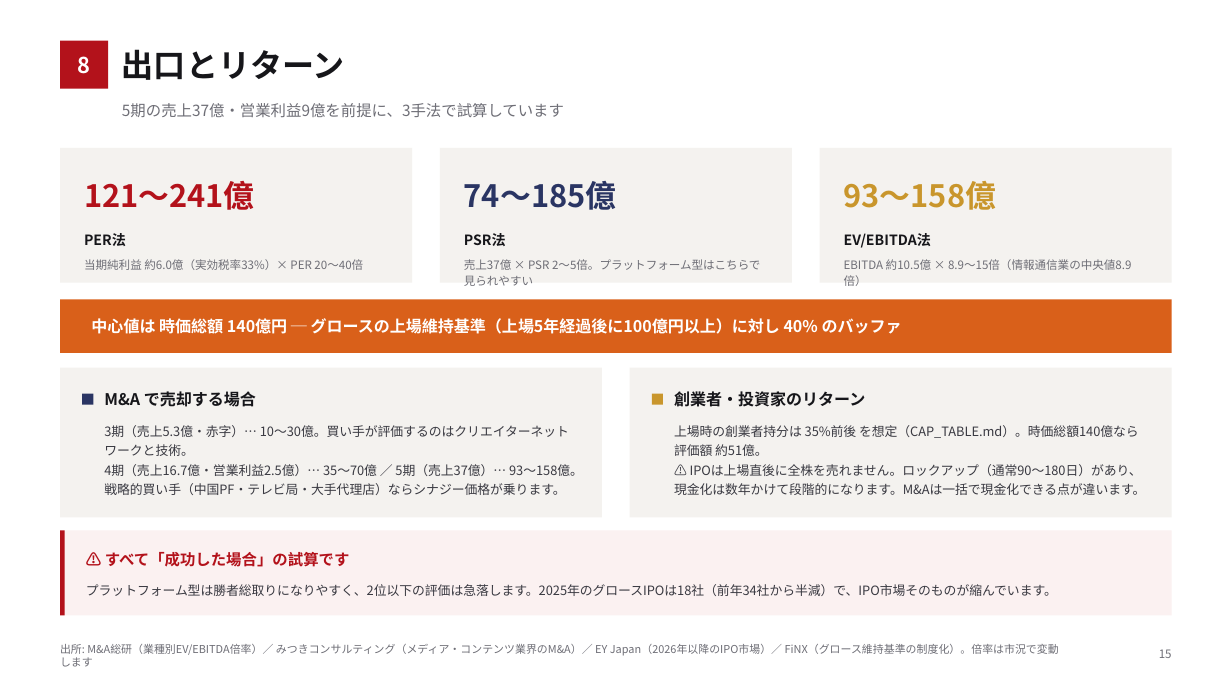
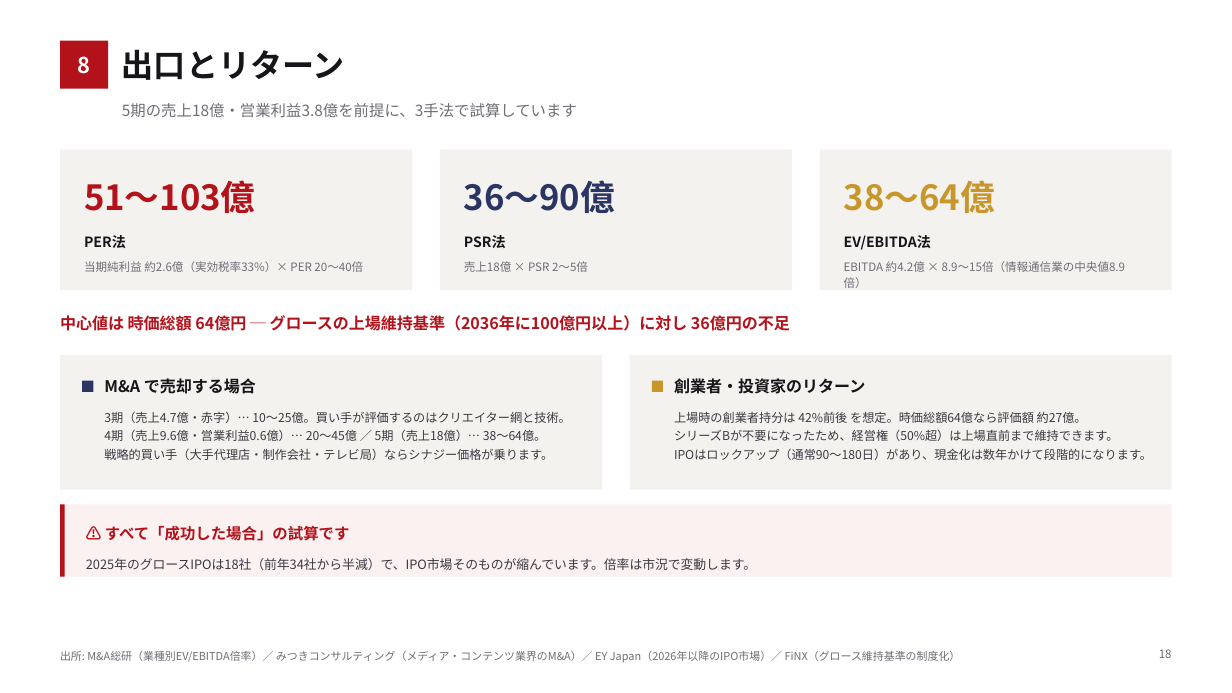
Before and after one commit to bpn333333/test, a slide deck: slide 19 of 投資家向け企画書.pptx (slide 16 before the commit). Drawn at 1232x693 pixels with LibreOffice and Linux fonts; fonts in the diff are those of the drawing. Boxes give left, top, right and bottom in pixels: in the first picture for what was removed or moved away, otherwise in the second. Text is boxed around its words. In the diff, an @@ line names an element or a change of style, - is before the commit and + after.

```diff
--- a/投資家向け企画書.pptx
+++ b/投資家向け企画書.pptx
@@ text at [122, 103, 577, 117]: text changed @@
-5期の売上37億・営業利益9億を前提に、3手法で試算しています
+5期の売上18億・営業利益3.8億を前提に、3手法で試算しています
@@ rectangle: place and size @@
-rectangle at [60, 148, 412, 283]
+rectangle at [60, 150, 412, 290]
@@ rectangle: place and size @@
-rectangle at [440, 148, 792, 283]
+rectangle at [440, 150, 792, 290]
@@ rectangle: place and size @@
-rectangle at [820, 148, 1172, 283]
+rectangle at [820, 150, 1172, 290]
@@ text at [84, 180, 256, 213]: text changed; size 24 to 27 pt @@
-121〜241億
+51〜103億
@@ text at [464, 180, 615, 213]: text changed; size 24 to 27 pt @@
-74〜185億
+36〜90億
@@ text at [844, 180, 995, 213]: text changed; size 24 to 27 pt @@
-93〜158億
+38〜64億
@@ text at [84, 261, 363, 272]: text changed @@
-当期純利益 約6.0億（実効税率33%）× PER 20〜40倍
+当期純利益 約2.6億（実効税率33%）× PER 20〜40倍
@@ text at [464, 261, 588, 272]: text changed @@
-売上37億 × PSR 2〜5倍。プラットフォーム型はこちらで見られやすい
+売上18億 × PSR 2〜5倍
@@ text at [844, 261, 1125, 272]: text changed @@
-EBITDA 約10.5億 × 8.9〜15倍（情報通信業の中央値8.9倍）
+EBITDA 約4.2億 × 8.9〜15倍（情報通信業の中央値8.9倍）
@@ rectangle removed at [60, 299, 1172, 353] @@
@@ text at [60, 313, 790, 334]: text changed; text colour #FFFFFF to #B3121B @@
-中心値は 時価総額 140億円 ─ グロースの上場維持基準（上場5年経過後に100億円以上）に対し 40% のバッファ
+中心値は 時価総額 64億円 ─ グロースの上場維持基準（2036年に100億円以上）に対し 36億円の不足
@@ rectangle: place and size @@
-rectangle at [60, 368, 603, 518]
+rectangle at [60, 355, 603, 490]
@@ rectangle: place and size @@
-rectangle at [630, 368, 1173, 518]
+rectangle at [630, 355, 1173, 490]
@@ rectangle: place and size @@
-rectangle at [82, 394, 93, 405]
+rectangle at [82, 381, 93, 392]
@@ text "M&A で売却する場合": place and size @@
-text "M&A で売却する場合" at [104, 391, 256, 407]
+text "M&A で売却する場合" at [104, 378, 256, 394]
@@ rectangle: place and size @@
-rectangle at [652, 394, 663, 405]
+rectangle at [652, 381, 663, 392]
@@ text "創業者・投資家のリターン": place and size @@
-text "創業者・投資家のリターン" at [674, 391, 865, 407]
+text "創業者・投資家のリターン" at [674, 378, 865, 394]
@@ text at [104, 411, 570, 460]: text changed; size 10 to 9.5 pt @@
-3期（売上5.3億・赤字）… 10〜30億。買い手が評価するのはクリエイターネットワークと技術。
-4期（売上16.7億・営業利益2.5億）… 35〜70億 ／ 5期（売上37億）… 93〜158億。
-戦略的買い手（中国PF・テレビ局・大手代理店）ならシナジー価格が乗ります。
+3期（売上4.7億・赤字）… 10〜25億。買い手が評価するのはクリエイター網と技術。
+4期（売上9.6億・営業利益0.6億）… 20〜45億 ／ 5期（売上18億）… 38〜64億。
+戦略的買い手（大手代理店・制作会社・テレビ局）ならシナジー価格が乗ります。
@@ text at [674, 412, 1152, 460]: text changed; size 10 to 9.5 pt @@
-上場時の創業者持分は 35%前後 を想定（CAP_TABLE.md）。時価総額140億なら評価額 約51億。
-⚠ IPOは上場直後に全株を売れません。ロックアップ（通常90〜180日）があり、現金化は数年かけて段階的になります。M&Aは一括で現金化できる点が違います。
+上場時の創業者持分は 42%前後 を想定。時価総額64億なら評価額 約27億。
+シリーズBが不要になったため、経営権（50%超）は上場直前まで維持できます。
+IPOはロックアップ（通常90〜180日）があり、現金化は数年かけて段階的になります。
@@ rectangle: place and size @@
-rectangle at [60, 531, 1172, 616]
+rectangle at [60, 505, 1172, 577]
@@ rectangle: place and size @@
-rectangle at [60, 531, 65, 616]
+rectangle at [60, 505, 65, 577]
@@ text "⚠ すべて「成功した場合」の試算です": place and size @@
-text "⚠ すべて「成功した場合」の試算です" at [105, 552, 350, 567]
+text "⚠ すべて「成功した場合」の試算です" at [105, 526, 350, 541]
@@ text at [86, 558, 756, 570]: text changed @@
-プラットフォーム型は勝者総取りになりやすく、2位以下の評価は急落します。2025年のグロースIPOは18社（前年34社から半減）で、IPO市場そのものが縮んでいます。
+2025年のグロースIPOは18社（前年34社から半減）で、IPO市場そのものが縮んでいます。倍率は市況で変動します。
@@ text at [60, 651, 961, 663]: text changed @@
-出所: M&A総研（業種別EV/EBITDA倍率）／ みつきコンサルティング（メディア・コンテンツ業界のM&A）／ EY Japan（2026年以降のIPO市場）／ FiNX（グロース維持基準の制度化）。倍率は市況で変動します
+出所: M&A総研（業種別EV/EBITDA倍率）／ みつきコンサルティング（メディア・コンテンツ業界のM&A）／ EY Japan（2026年以降のIPO市場）／ FiNX（グロース維持基準の制度化）
@@ text at [1159, 649, 1172, 658]: text changed @@
-15
+18
```
Also in this commit, not shown: 13 other slides changed, 10 slides added, 6 slides removed, 11 other files.
